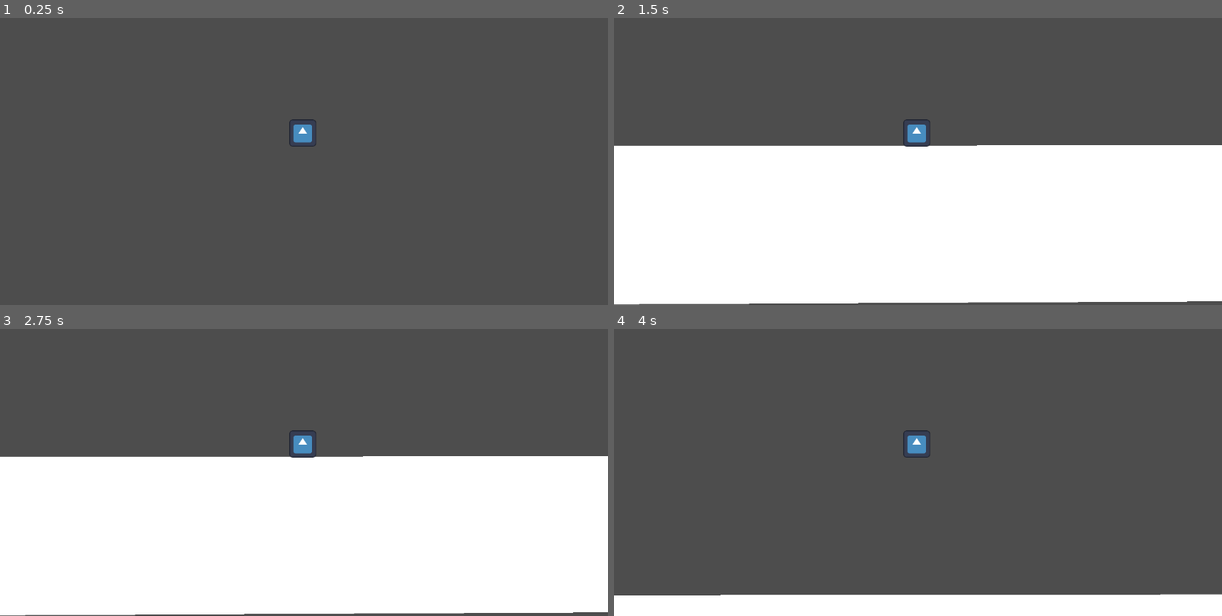
Above: before the commit, frames 1-4 (two rows, left to right).
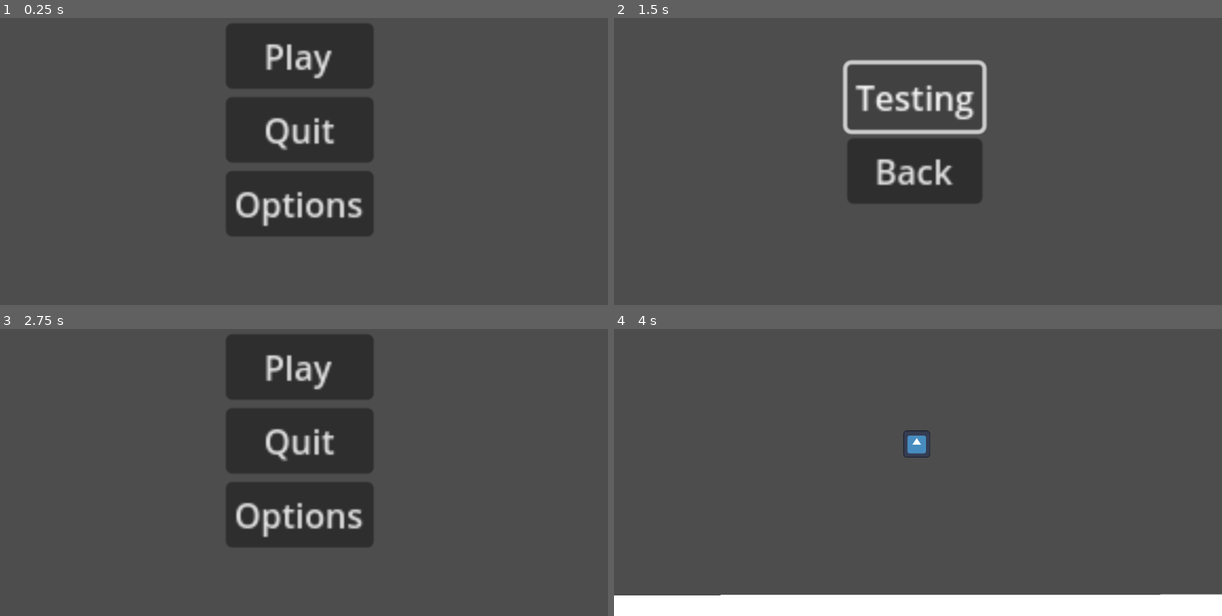
Above: after the commit, the same moments.

Repository: ruvinchoi/Capstone
Game: Godot game, scene res://scenes/menu.tscn
The game is run twice, just before and just after one commit, with the same random seed, the same clock (stepped at 60 frames per second) and the same inputs. Before the commit the project starts from res://scenes/world.tscn. The engine's default icon, where the game draws it, is replaced by a stand-in: a white triangle on a blue panel in a dark square.
Inputs (mouse positions are in pixels of both pictures, inside the frame that each line leads up to):
- Up to frame 1 (0.25 s): no input
- Up to frame 2 (1.5 s): click (911, 204) at 0.5 s, where only the run after the commit has a clickable "Options"; click (911, 98) at 1.25 s, where only the run after the commit has a clickable "Testing"
- Up to frame 3 (2.75 s): click (297, 481) at 2 s, where only the run after the commit has a clickable "Back"
- Up to frame 4 (4 s): click (911, 366) at 2.75 s, where only the run after the commit has a clickable "Play"; tap Enter (ui_accept) at 3.5, 3.77 s; tap A (a) at 3.6 s; tap D (d) at 3.8 s

The runs differ from the first frame. In frame 1, 15% of the frame differs, in the area x 37-62%, y 2-76%; in frame 2, 58%; in frame 3, 64%, in the area x 0-100%, y 2-100%; in frame 4, nothing differs.

Commit message:
menu added

Diff:
--- a/project.godot
+++ b/project.godot
@@ -11,7 +11,7 @@
 [application]
 
 config/name="Capstone"
-run/main_scene="res://scenes/world.tscn"
+run/main_scene="res://scenes/menu.tscn"
 config/features=PackedStringArray("4.2", "Mobile")
 config/icon="res://assets/icon.svg"
 
--- /dev/null
+++ b/scenes/menu.tscn
@@ -0,0 +1,44 @@
+[gd_scene load_steps=2 format=3 uid="uid://cnpj6aclrovsf"]
+
+[ext_resource type="Script" path="res://scripts/menu.gd" id="1_8mcch"]
+
+[node name="Menu" type="Control"]
+layout_mode = 3
+anchors_preset = 15
+anchor_right = 1.0
+anchor_bottom = 1.0
+offset_left = 396.0
+offset_top = 130.0
+offset_right = 294.0
+offset_bottom = 39.0
+grow_horizontal = 2
+grow_vertical = 2
+scale = Vector2(4, 4)
+script = ExtResource("1_8mcch")
+
+[node name="MarginContainer" type="MarginContainer" parent="."]
+layout_mode = 0
+offset_right = 40.0
+offset_bottom = 40.0
+
+[node name="VBoxContainer" type="VBoxContainer" parent="MarginContainer"]
+layout_mode = 2
+
+[node name="PLAY" type="Button" parent="MarginContainer/VBoxContainer"]
+layout_mode = 2
+text = "Play"
+
+[node name="Quit" type="Button" parent="MarginContainer/VBoxContainer"]
+layout_mode = 2
+text = "Quit"
+
+[node name="OPTIONS" type="Button" parent="MarginContainer/VBoxContainer"]
+layout_mode = 2
+text = "Options"
+
+[node name="Camera2D" type="Camera2D" parent="."]
+position = Vector2(37, 52.5)
+
+[connection signal="pressed" from="MarginContainer/VBoxContainer/PLAY" to="." method="_on_play_pressed"]
+[connection signal="pressed" from="MarginContainer/VBoxContainer/Quit" to="." method="_on_quit_pressed"]
+[connection signal="pressed" from="MarginContainer/VBoxContainer/OPTIONS" to="." method="_on_options_pressed"]
--- /dev/null
+++ b/scenes/options_menu.tscn
@@ -0,0 +1,41 @@
+[gd_scene load_steps=2 format=3 uid="uid://q4v45xlrqbmx"]
+
+[ext_resource type="Script" path="res://scripts/options_menu.gd" id="1_0hhxn"]
+
+[node name="Menu" type="Control"]
+layout_mode = 3
+anchors_preset = 15
+anchor_right = 1.0
+anchor_bottom = 1.0
+offset_left = 388.0
+offset_top = 112.0
+offset_right = 288.0
+offset_bottom = 25.0
+grow_horizontal = 2
+grow_vertical = 2
+scale = Vector2(4, 4)
+script = ExtResource("1_0hhxn")
+
+[node name="MarginContainer" type="MarginContainer" parent="."]
+layout_mode = 0
+offset_right = 40.0
+offset_bottom = 40.0
+
+[node name="VBoxContainer" type="VBoxContainer" parent="MarginContainer"]
+layout_mode = 2
+
+[node name="Testing" type="Button" parent="MarginContainer/VBoxContainer"]
+layout_mode = 2
+text = "Testing"
+
+[node name="Back" type="Button" parent="MarginContainer/VBoxContainer"]
+layout_mode = 2
+text = "Back"
+
+[node name="Camera2D" type="Camera2D" parent="."]
+position = Vector2(33.5, 33)
+
+[connection signal="pressed" from="MarginContainer/VBoxContainer/Testing" to="." method="_on_testing_pressed"]
+[connection signal="pressed" from="MarginContainer/VBoxContainer/Testing" to="." method="_on_play_pressed"]
+[connection signal="pressed" from="MarginContainer/VBoxContainer/Back" to="." method="_on_back_pressed"]
+[connection signal="pressed" from="MarginContainer/VBoxContainer/Back" to="." method="_on_quit_pressed"]
--- /dev/null
+++ b/scripts/menu.gd
@@ -0,0 +1,13 @@
+extends Control
+
+
+func _on_play_pressed():
+	get_tree().change_scene_to_file("res://scenes/world.tscn")
+
+
+func _on_quit_pressed():
+	get_tree().quit()
+
+
+func _on_options_pressed():
+	get_tree().change_scene_to_file("res://scenes/options_menu.tscn")
--- /dev/null
+++ b/scripts/options_menu.gd
@@ -0,0 +1,11 @@
+extends Control
+
+
+
+func _on_testing_pressed():
+	print("testing pressed")
+
+
+
+func _on_back_pressed():
+	get_tree().change_scene_to_file("res://scenes/menu.tscn")
